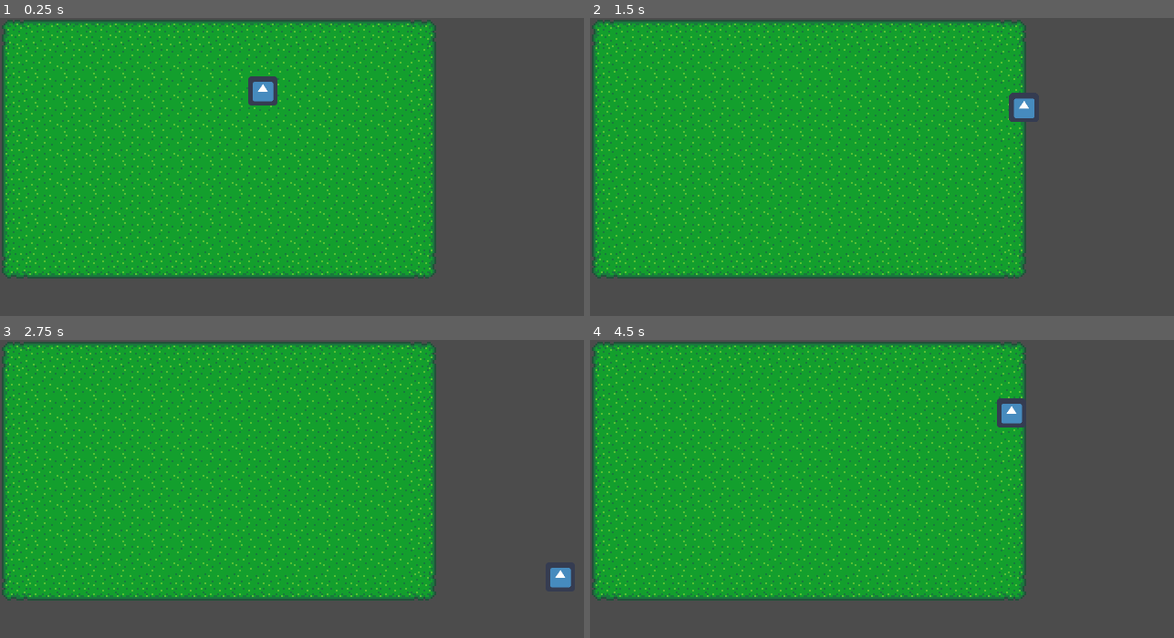
Above: before the commit, frames 1-4 (two rows, left to right).
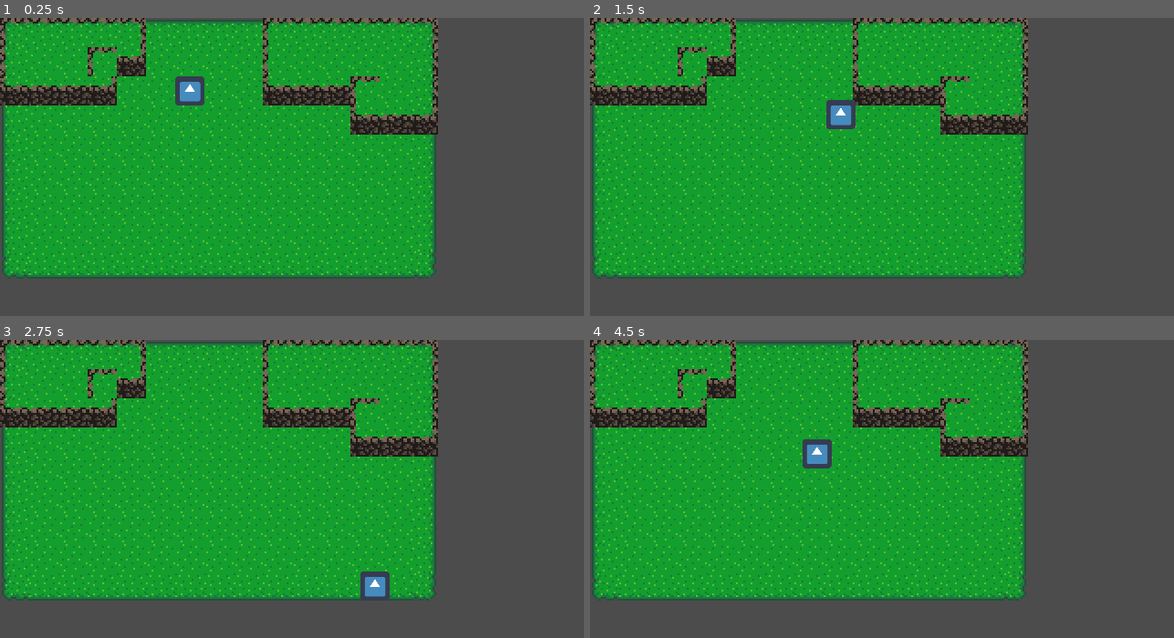
Above: after the commit, the same moments.

Repository: kelvinphat2005/Senior-Capstone-2022-2023
Game: Godot game, scene res://Levels/Test.tscn
Same seed, same stepped clock (60 frames per second), same inputs: the game is played once before the commit and once after it. The engine's default icon, where the game draws it, is replaced by a stand-in: a white triangle on a blue panel in a dark square.
Inputs:
- Up to frame 1 (0.25 s): no input
- Up to frame 2 (1.5 s): tap Enter at 0.5 s; hold D (move_right) 0.53-1.28 s; hold S (move_down) from 1.28 s (still down)
- Up to frame 3 (2.75 s): release S (move_down) at 2.03 s; hold D (move_right) from 2.03 s (still down)
- Up to frame 4 (4.5 s): release D (move_right) at 2.78 s; hold W (move_up) 2.78-3.53 s; hold A (move_left) from 3.53 s (still down)

The runs differ from the first frame. In frame 1, 6.3% of the frame differs, in the area x 0-75%, y 0-40%; in frame 2, 6.2%; in frame 3, 6.2%; in frame 4, 6.4%, in the area x 0-75%, y 0-44%.

Commit message:
cliffside tileset

Diff:
--- a/Levels/Test.tscn
+++ b/Levels/Test.tscn
@@ -1,8 +1,9 @@
-[gd_scene load_steps=5 format=2]
+[gd_scene load_steps=6 format=2]
 
 [ext_resource path="res://Actors/Player.tscn" type="PackedScene" id=1]
 [ext_resource path="res://Tile Sets/Grass Placeholder.tscn" type="PackedScene" id=2]
 [ext_resource path="res://Assets/Tiles/3x3 Grass Tile-set.png" type="Texture" id=3]
+[ext_resource path="res://Tile Sets/Cliffside.tscn" type="PackedScene" id=4]
 
 [sub_resource type="TileSet" id=1]
 resource_local_to_scene = true
@@ -40,13 +41,16 @@
 polygon = PoolVector2Array( -125, -198, -93, -150, 11, -14, -5, 114, -309, 98, -237, -198 )
 
 [node name="Player" parent="." instance=ExtResource( 1 )]
-position = Vector2( 144, 48 )
+position = Vector2( 104, 48 )
 __meta__ = {
 "_edit_group_": true
 }
 
 [node name="Grass" parent="." instance=ExtResource( 2 )]
 show_behind_parent = true
-light_mask = 4
 tile_set = SubResource( 1 )
 tile_data = PoolIntArray( 0, 0, 0, 1, 0, 1, 2, 0, 1, 3, 0, 1, 4, 0, 1, 5, 0, 1, 6, 0, 1, 7, 0, 1, 8, 0, 1, 9, 0, 1, 10, …(2207 unchanged characters)…
+
+[node name="Cliffside" parent="." instance=ExtResource( 4 )]
+cell_size = Vector2( 16, 16 )
+tile_data = PoolIntArray( 0, 0, 0, 1, 0, 1, 2, 0, 1, 3, 0, 1, 4, 0, 2, 9, 0, 0, 10, 0, 1, 11, 0, 1, 12, 0, 1, 13, 0, 1, 14, 0, 2, 65536, 0, 65536, 65537, 0, 65537, 65538, 0, 65537, 65539, 0, 0, 65540, 0, 131074, 65545, 0, 65536, 65546, 0, 65537, 65547, 0, 65537, 65548, 0, 65537, 65549, 0, 65537, 65550, 0, 65538, 131072, 0, 131072, 131073, 0, 131073, 131074, 0, 131073, 131075, 0, 131074, 131081, 0, 131072, 131082, 0, 131073, 131083, 0, 131073, 131084, 0, 0, 131085, 0, 65537, 131086, 0, 65538, 196620, 0, 131072, 196621, 0, 131073, 196622, 0, 131074 )
--- /dev/null
+++ b/Tile Sets/Cliffside.tscn
@@ -0,0 +1,232 @@
+[gd_scene load_steps=25 format=2]
+
+[ext_resource path="res://Assets/Tiles/Cliffside Tile set.png" type="Texture" id=1]
+
+[sub_resource type="ConvexPolygonShape2D" id=2]
+points = PoolVector2Array( 0, 0, 16, 0, 16, 16, 0, 16 )
+
+[sub_resource type="ConvexPolygonShape2D" id=3]
+points = PoolVector2Array( 0, 0, 16, 0, 16, 16, 0, 16 )
+
+[sub_resource type="ConvexPolygonShape2D" id=4]
+points = PoolVector2Array( 0, 0, 16, 0, 16, 16, 0, 16 )
+
+[sub_resource type="ConvexPolygonShape2D" id=5]
+points = PoolVector2Array( 0, 0, 16, 0, 16, 16, 0, 16 )
+
+[sub_resource type="ConvexPolygonShape2D" id=6]
+points = PoolVector2Array( 0, 0, 16, 0, 16, 16, 0, 16 )
+
+[sub_resource type="ConvexPolygonShape2D" id=7]
+points = PoolVector2Array( 0, 0, 16, 0, 16, 16, 0, 16 )
+
+[sub_resource type="ConvexPolygonShape2D" id=8]
+points = PoolVector2Array( 0, 0, 16, 0, 16, 16, 0, 16 )
+
+[sub_resource type="ConvexPolygonShape2D" id=9]
+points = PoolVector2Array( 0, 0, 16, 0, 16, 16, 0, 16 )
+
+[sub_resource type="ConvexPolygonShape2D" id=10]
+points = PoolVector2Array( 0, 0, 16, 0, 16, 16, 0, 16 )
+
+[sub_resource type="ConvexPolygonShape2D" id=11]
+points = PoolVector2Array( 0, 0, 16, 0, 16, 16, 0, 16 )
+
+[sub_resource type="ConvexPolygonShape2D" id=12]
+points = PoolVector2Array( 0, 0, 16, 0, 16, 16, 0, 16 )
+
+[sub_resource type="ConvexPolygonShape2D" id=13]
+points = PoolVector2Array( 0, 0, 16, 0, 16, 16, 0, 16 )
+
+[sub_resource type="ConvexPolygonShape2D" id=14]
+points = PoolVector2Array( 0, 0, 16, 0, 16, 16, 0, 16 )
+
+[sub_resource type="ConvexPolygonShape2D" id=15]
+points = PoolVector2Array( 0, 0, 16, 0, 16, 16, 0, 16 )
+
+[sub_resource type="ConvexPolygonShape2D" id=16]
+points = PoolVector2Array( 0, 0, 16, 0, 16, 16, 0, 16 )
+
+[sub_resource type="ConvexPolygonShape2D" id=17]
+points = PoolVector2Array( 0, 0, 16, 0, 16, 16, 0, 16 )
+
+[sub_resource type="ConvexPolygonShape2D" id=18]
+points = PoolVector2Array( 0, 0, 16, 0, 16, 16, 0, 16 )
+
+[sub_resource type="ConvexPolygonShape2D" id=19]
+points = PoolVector2Array( 0, 0, 16, 0, 16, 16, 0, 16 )
+
+[sub_resource type="ConvexPolygonShape2D" id=20]
+points = PoolVector2Array( 0, 0, 16, 0, 16, 16, 0, 16 )
+
+[sub_resource type="ConvexPolygonShape2D" id=21]
+points = PoolVector2Array( 0, 0, 16, 0, 16, 16, 0, 16 )
+
+[sub_resource type="ConvexPolygonShape2D" id=22]
+points = PoolVector2Array( 0, 0, 16, 0, 16, 16, 0, 16 )
+
+[sub_resource type="ConvexPolygonShape2D" id=23]
+points = PoolVector2Array( 0, 0, 16, 0, 16, 16, 0, 16 )
+
+[sub_resource type="TileSet" id=1]
+0/name = "Cliffside Tile set.png 0"
+0/texture = ExtResource( 1 )
+0/tex_offset = Vector2( 0, 0 )
+0/modulate = Color( 1, 1, 1, 1 )
+0/region = Rect2( 0, 0, 112, 96 )
+0/tile_mode = 1
+0/autotile/bitmask_mode = 1
+0/autotile/bitmask_flags = [ Vector2( 0, 0 ), 432, Vector2( 0, 1 ), 438, Vector2( 0, 2 ), 54, Vector2( 0, 3 ), 48, Vector2( 1, 0 ), 504, Vector2( 1, 1 ), 511, Vector2( 1, 2 ), 63, Vector2( 1, 3 ), 56, Vector2( 2, 0 ), 216, Vector2( 2, 1 ), 219, Vector2( 2, 2 ), 27, Vector2( 2, 3 ), 24, Vector2( 3, 0 ), 144, Vector2( 3, 1 ), 146, Vector2( 3, 2 ), 18, Vector2( 3, 3 ), 16, Vector2( 4, 0 ), 176, Vector2( 4, 1 ), 178, Vector2( 4, 2 ), 50, Vector2( 5, 0 ), 184, Vector2( 5, 1 ), 186, Vector2( 5, 2 ), 58, Vector2( 6, 0 ), 152, Vector2( 6, 1 ), 154, Vector2( 6, 2 ), 26 ]
+0/autotile/icon_coordinate = Vector2( 0, 0 )
+0/autotile/tile_size = Vector2( 16, 16 )
+0/autotile/spacing = 0
+0/autotile/occluder_map = [  ]
+0/autotile/navpoly_map = [  ]
+0/autotile/priority_map = [  ]
+0/autotile/z_index_map = [  ]
+0/occluder_offset = Vector2( 0, 0 )
+0/navigation_offset = Vector2( 0, 0 )
+0/shape_offset = Vector2( 0, 0 )
+0/shape_transform = Transform2D( 1, 0, 0, 1, 0, 0 )
+0/shape = SubResource( 2 )
+0/shape_one_way = false
+0/shape_one_way_margin = 1.0
+0/shapes = [ {
+"autotile_coord": Vector2( 0, 0 ),
+"one_way": false,
+"one_way_margin": 1.0,
+"shape": SubResource( 2 ),
+"shape_transform": Transform2D( 1, 0, 0, 1, 0, 0 )
+}, {
+"autotile_coord": Vector2( 1, 0 ),
+"one_way": false,
+"one_way_margin": 1.0,
+"shape": SubResource( 3 ),
+"shape_transform": Transform2D( 1, 0, 0, 1, 0, 0 )
+}, {
+"autotile_coord": Vector2( 2, 0 ),
+"one_way": false,
+"one_way_margin": 1.0,
+"shape": SubResource( 4 ),
+"shape_transform": Transform2D( 1, 0, 0, 1, 0, 0 )
+}, {
+"autotile_coord": Vector2( 3, 0 ),
+"one_way": false,
+"one_way_margin": 1.0,
+"shape": SubResource( 5 ),
+"shape_transform": Transform2D( 1, 0, 0, 1, 0, 0 )
+}, {
+"autotile_coord": Vector2( 4, 0 ),
+"one_way": false,
+"one_way_margin": 1.0,
+"shape": SubResource( 6 ),
+"shape_transform": Transform2D( 1, 0, 0, 1, 0, 0 )
+}, {
+"autotile_coord": Vector2( 5, 0 ),
+"one_way": false,
+"one_way_margin": 1.0,
+"shape": SubResource( 7 ),
+"shape_transform": Transform2D( 1, 0, 0, 1, 0, 0 )
+}, {
+"autotile_coord": Vector2( 6, 0 ),
+"one_way": false,
+"one_way_margin": 1.0,
+"shape": SubResource( 8 ),
+"shape_transform": Transform2D( 1, 0, 0, 1, 0, 0 )
+}, {
+"autotile_coord": Vector2( 0, 1 ),
+"one_way": false,
+"one_way_margin": 1.0,
+"shape": SubResource( 9 ),
+"shape_transform": Transform2D( 1, 0, 0, 1, 0, 0 )
+}, {
+"autotile_coord": Vector2( 0, 2 ),
+"one_way": false,
+"one_way_margin": 1.0,
+"shape": SubResource( 10 ),
+"shape_transform": Transform2D( 1, 0, 0, 1, 0, 0 )
+}, {
+"autotile_coord": Vector2( 1, 2 ),
+"one_way": false,
+"one_way_margin": 1.0,
+"shape": SubResource( 11 ),
+"shape_transform": Transform2D( 1, 0, 0, 1, 0, 0 )
+}, {
+"autotile_coord": Vector2( 2, 2 ),
+"one_way": false,
+"one_way_margin": 1.0,
+"shape": SubResource( 12 ),
+"shape_transform": Transform2D( 1, 0, 0, 1, 0, 0 )
+}, {
+"autotile_coord": Vector2( 3, 2 ),
+"one_way": false,
+"one_way_margin": 1.0,
+"shape": SubResource( 13 ),
+"shape_transform": Transform2D( 1, 0, 0, 1, 0, 0 )
+}, {
+"autotile_coord": Vector2( 3, 1 ),
+"one_way": false,
+"one_way_margin": 1.0,
+"shape": SubResource( 14 ),
+"shape_transform": Transform2D( 1, 0, 0, 1, 0, 0 )
+}, {
+"autotile_coord": Vector2( 4, 2 ),
+"one_way": false,
+"one_way_margin": 1.0,
+"shape": SubResource( 15 ),
+"shape_transform": Transform2D( 1, 0, 0, 1, 0, 0 )
+}, {
+"autotile_coord": Vector2( 5, 2 ),
+"one_way": false,
+"one_way_margin": 1.0,
+"shape": SubResource( 16 ),
+"shape_transform": Transform2D( 1, 0, 0, 1, 0, 0 )
+}, {
+"autotile_coord": Vector2( 6, 2 ),
+"one_way": false,
+"one_way_margin": 1.0,
+"shape": SubResource( 17 ),
+"shape_transform": Transform2D( 1, 0, 0, 1, 0, 0 )
+}, {
+"autotile_coord": Vector2( 6, 1 ),
+"one_way": false,
+"one_way_margin": 1.0,
+"shape": SubResource( 18 ),
+"shape_transform": Transform2D( 1, 0, 0, 1, 0, 0 )
+}, {
+"autotile_coord": Vector2( 4, 1 ),
+"one_way": false,
+"one_way_margin": 1.0,
+"shape": SubResource( 19 ),
+"shape_transform": Transform2D( 1, 0, 0, 1, 0, 0 )
+}, {
+"autotile_coord": Vector2( 0, 3 ),
+"one_way": false,
+"one_way_margin": 1.0,
+"shape": SubResource( 20 ),
+"shape_transform": Transform2D( 1, 0, 0, 1, 0, 0 )
+}, {
+"autotile_coord": Vector2( 1, 3 ),
+"one_way": false,
+"one_way_margin": 1.0,
+"shape": SubResource( 21 ),
+"shape_transform": Transform2D( 1, 0, 0, 1, 0, 0 )
+}, {
+"autotile_coord": Vector2( 2, 3 ),
+"one_way": false,
+"one_way_margin": 1.0,
+"shape": SubResource( 22 ),
+"shape_transform": Transform2D( 1, 0, 0, 1, 0, 0 )
+}, {
+"autotile_coord": Vector2( 3, 3 ),
+"one_way": false,
+"one_way_margin": 1.0,
+"shape": SubResource( 23 ),
+"shape_transform": Transform2D( 1, 0, 0, 1, 0, 0 )
+} ]
+0/z_index = 0
+
+[node name="Cliffside" type="TileMap"]
+show_behind_parent = true
+tile_set = SubResource( 1 )
+format = 1
--- a/Tile Sets/Grass Placeholder.tscn
+++ b/Tile Sets/Grass Placeholder.tscn
@@ -29,8 +29,8 @@
 0/z_index = 0
 
 [node name="Grass" type="TileMap"]
+light_mask = 4
 tile_set = SubResource( 1 )
 cell_size = Vector2( 16, 16 )
 cell_clip_uv = true
 format = 1
-tile_data = PoolIntArray( 0, 0, 0 )
Binary file added: Assets/Tiles/Cliffside Tile set.png
Not shown, added: Assets/Tiles/Cliffside Tile set.png.import
